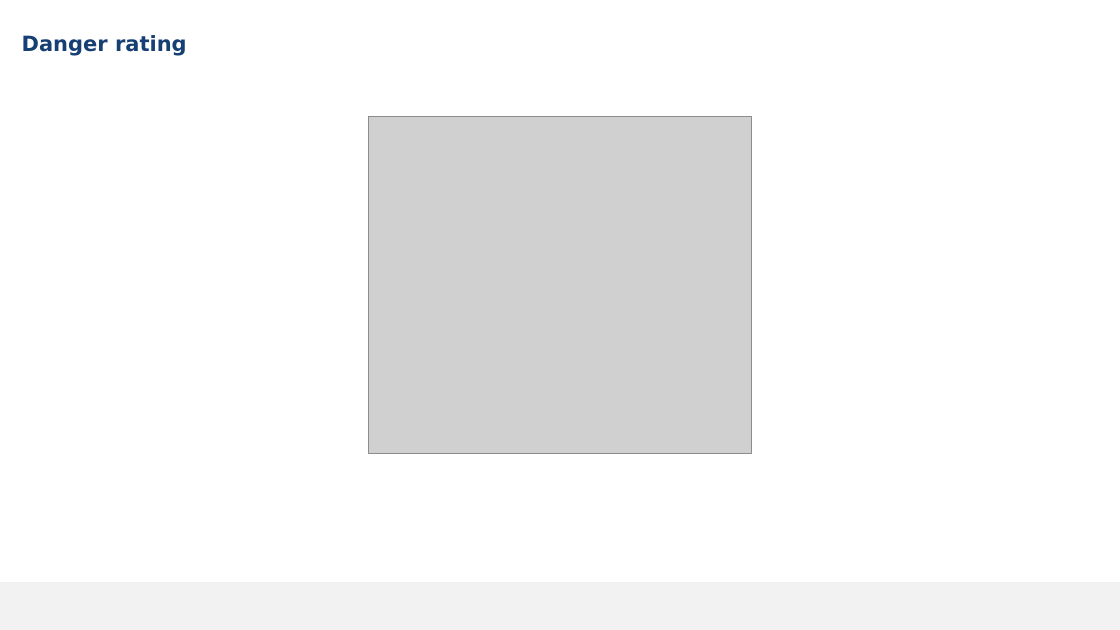
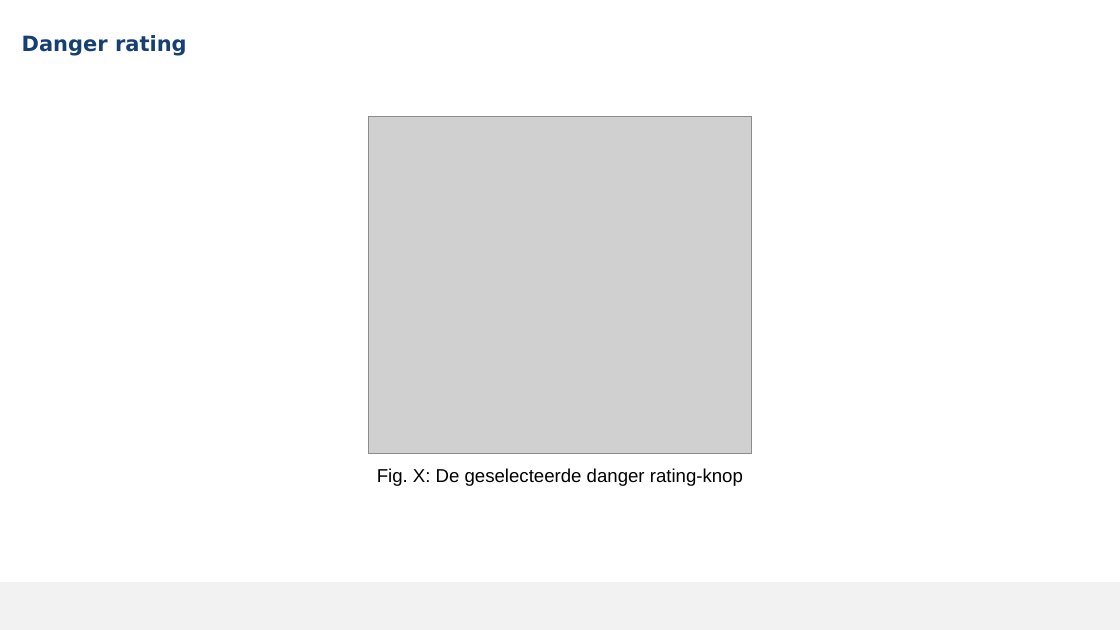
Before and after one commit to MikaG-1952764/masterproef, a slide deck: slide 16 of MP2526_Verdediging.pptx. Drawn at 1120x630 pixels with LibreOffice and Linux fonts; fonts in the diff are those of the drawing; grey boxes stand for pictures; background and template pictures are left out. Boxes give left, top, right and bottom in pixels: in the first picture for what was removed or moved away, otherwise in the second. Text is boxed around its words. In the diff, an @@ line names an element or a change of style, - is before the commit and + after.

```diff
--- a/MP2526_Verdediging.pptx
+++ b/MP2526_Verdediging.pptx
@@ text added at <box>377,468,743,486</box>, 16 pt, text #000000 @@
+Fig. X: De geselecteerde danger rating-knop
```
Also in this commit, not shown: 9 other slides changed, 1 other file.
